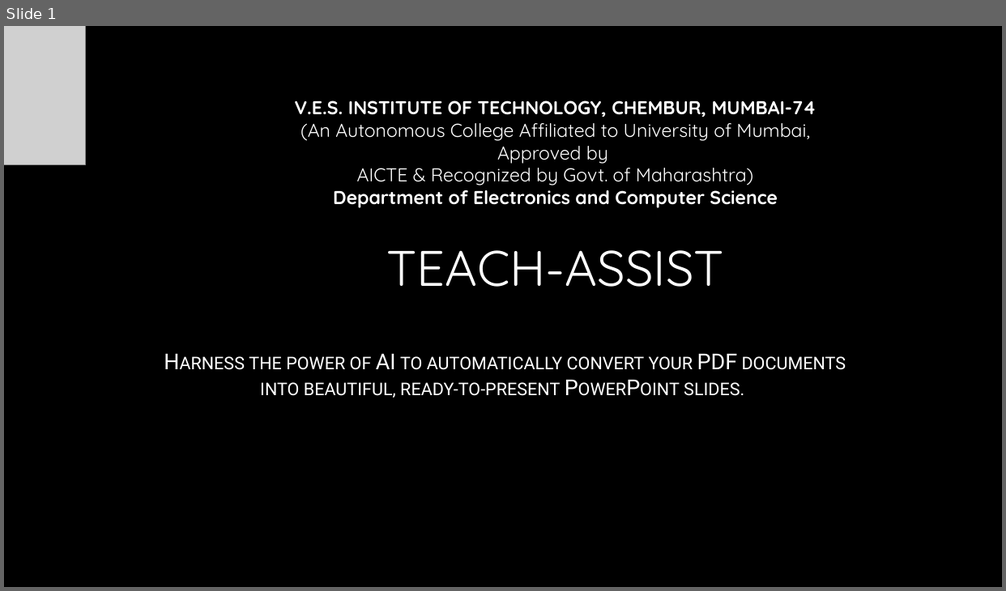
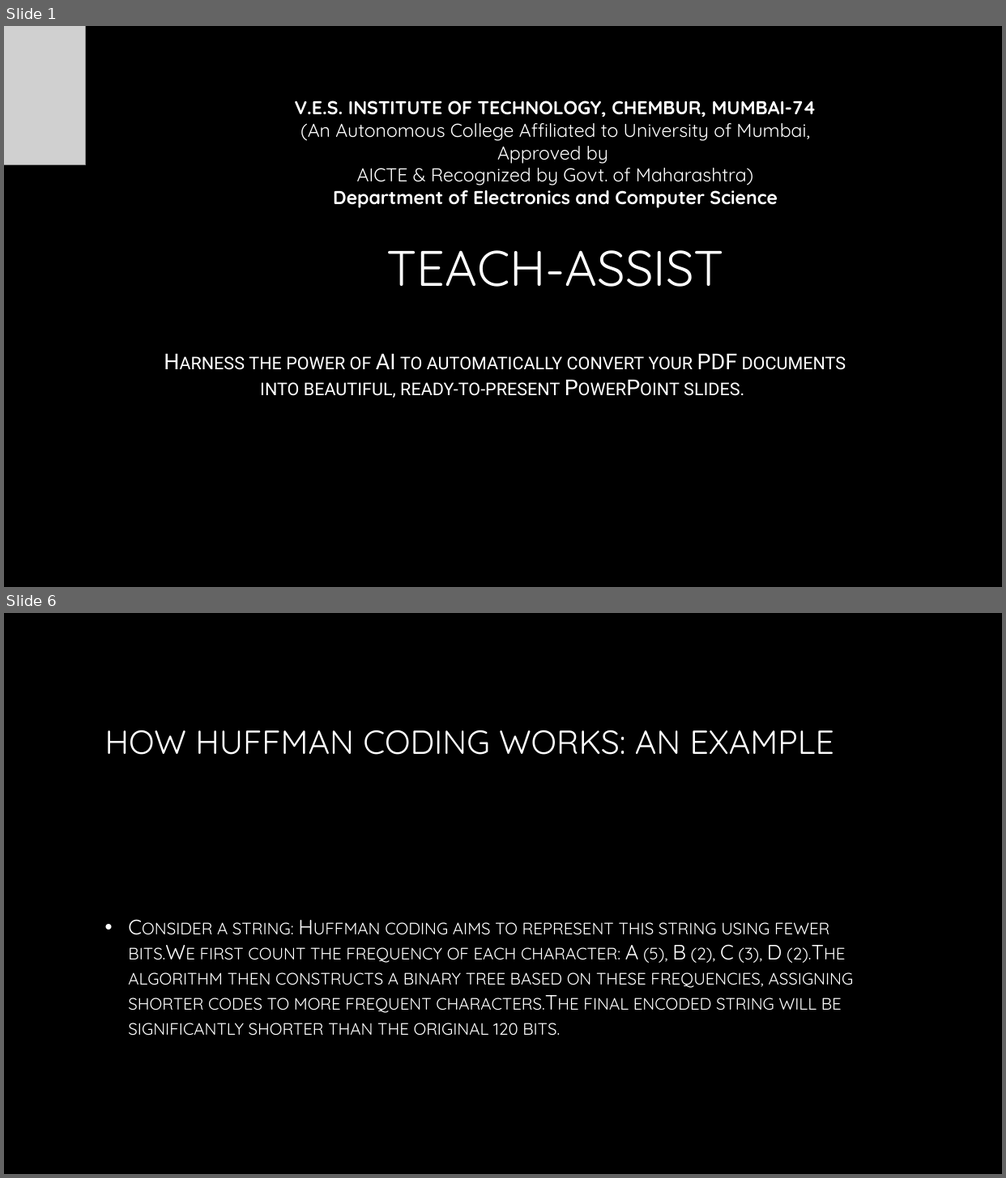
Before and after one commit to AdityaB-11/Pdf_to_presentation_GenAI, a slide deck: output/generated_presentation.pptx. Shown one above the other, each under a label of ours: slide 1 before the commit, slides 1 and 6 after it; the slides between them are not shown. The pictures are 1006x591 and 1006x1178 pixels, drawn with LibreOffice and Linux fonts; fonts in the diff are those of the drawing; grey boxes stand for pictures; background and template pictures are left out. Boxes give left, top, right and bottom in pixels: in the first picture for what was removed or moved away, otherwise in the second. Text is boxed around its words. In the diff, an @@ line names an element or a change of style, - is before the commit and + after.

```diff
--- a/output/generated_presentation.pptx
+++ b/output/generated_presentation.pptx
@@ slide 6 added at box(4, 613, 1002, 1174), background picture (left out) @@
@@ title added at box(105, 730, 834, 755), 32 pt, text gradient #FFFFFF to #A6A6A6 @@
+HOW HUFFMAN CODING WORKS: AN EXAMPLE
@@ text added at box(128, 922, 854, 1036), 20 pt, text gradient #FFFFFF to #BFBFBF, small capitals @@
+• Consider a string: Huffman coding aims to represent this string using fewer bits.We first count the frequency of each character: A (5), B (2), C (3), D (2).The algorithm then constructs a binary tree based on these frequencies, assigning shorter codes to more frequent characters.The final encoded string will be significantly shorter than the original 120 bits.
```
Also in this commit, not shown: 2 slides changed, 11 other slides added, 8 slides removed, 4 other files.
